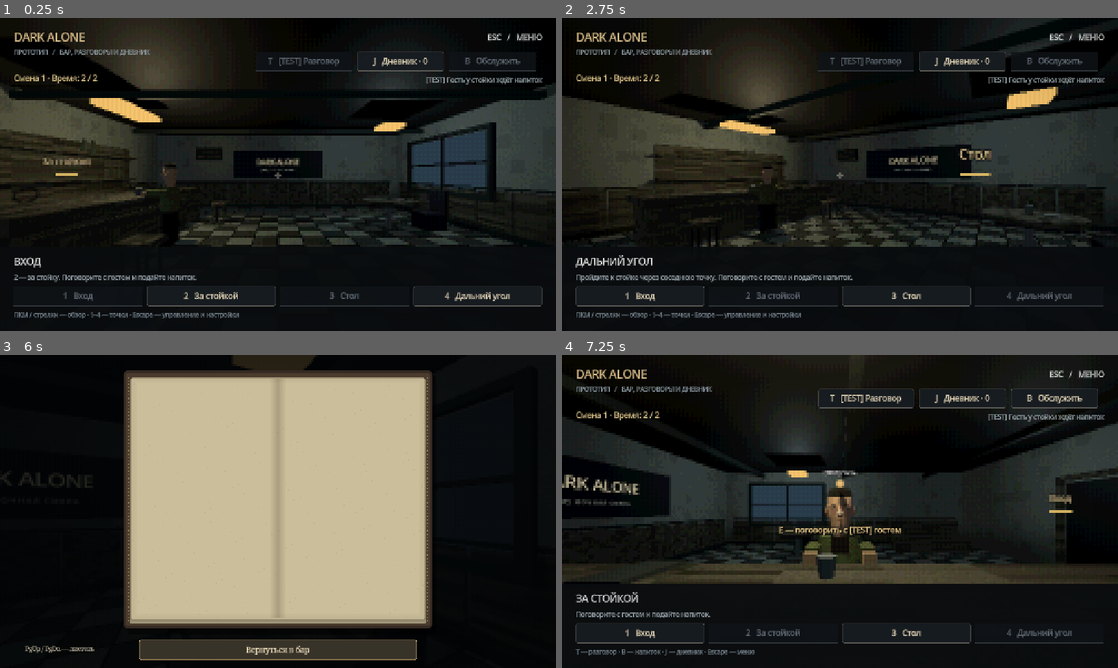
Above: before the commit, frames 1-4 (two rows, left to right).
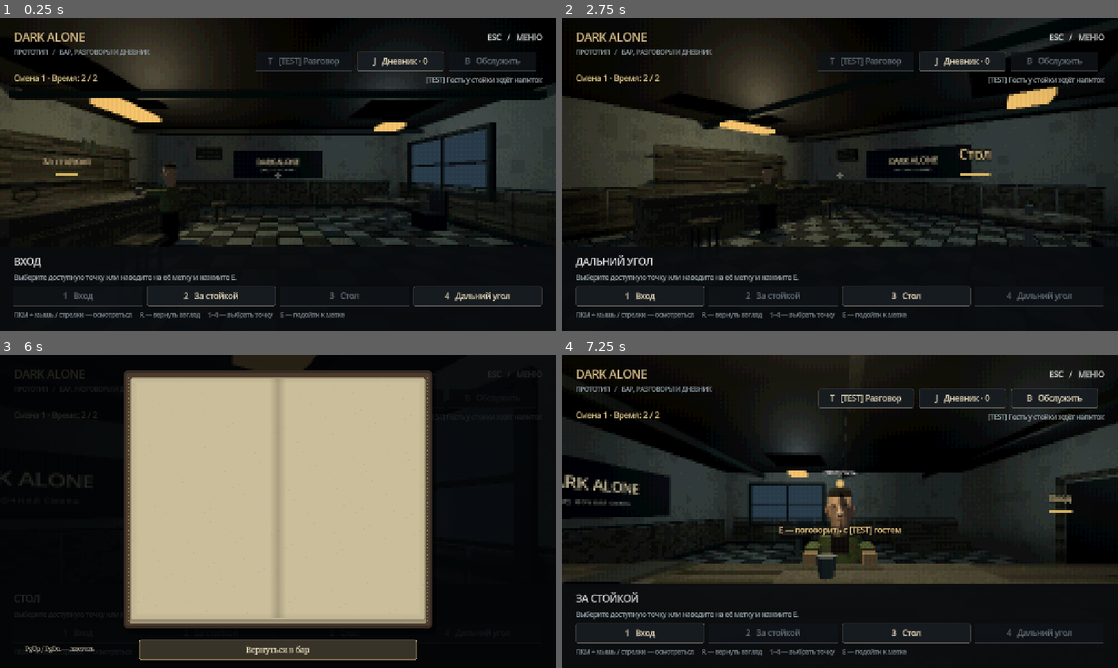
Above: after the commit, the same moments.

Repository: ZetMGC/Dark-Alone
Game: Godot game, scene res://scenes/main/main.tscn
The game is run twice, just before and just after one commit, with the same random seed, the same clock (stepped at 60 frames per second) and the same inputs.
Inputs (mouse positions are in pixels of both pictures, inside the frame that each line leads up to):
- Up to frame 1 (0.25 s): no input
- Up to frame 2 (2.75 s): click "2 За стойкой" at 0.5 s; click "1 Вход" at 1.25 s; click "4 Дальний угол" at 2 s
- Up to frame 3 (6 s): click "3 Стол" at 2.75 s; click "J Дневник · 0" at 3.5 s; click (122, 433) at 4.27 s; type "12" at 4.35 s; click "Все" at 5 s; click "Вернуться в бар" at 5.75 s
- Up to frame 4 (7.25 s): click "2 За стойкой" at 6.5 s

The runs differ from the first frame. In frame 1, 1.1% of the frame differs, in the area x 2-62%, y 82-96%; in frame 2, 1.1%; in frame 3, 0.2%; in frame 4, 1.1%.

Commit message:
Revert "feat(DA-046): polish existing shift flow and feedback"
This reverts commit a9c02a89fd3c0119d0fdccba1cdb4fcbfec7aa11.

Diff:
--- a/scenes/ui/navigation_hud.tscn
+++ b/scenes/ui/navigation_hud.tscn
@@ -112,7 +112,6 @@
 theme_override_colors/font_color = Color(0.64, 0.69, 0.72, 1)
 theme_override_font_sizes/font_size = 15
 text = "Выберите доступную точку."
-autowrap_mode = 3
 
 [node name="Destinations" type="HBoxContainer" parent="Screen/Bottom/Margin/Content"]
 unique_name_in_owner = true
@@ -182,12 +181,6 @@
 layout_mode = 2
 size_flags_horizontal = 3
 theme_override_constants/separation = 12
-
-[node name="ControlsHelp" type="Label" parent="Screen/Menu/Center/Content/SettingsScroll/Settings"]
-layout_mode = 2
-text = "УПРАВЛЕНИЕ\nПКМ + мышь / стрелки — обзор · R — вернуть взгляд\n1–4 — точки · E — взаимодействовать\nT — разговор · B — напиток · J — дневник\nTab / Enter — выбор · Escape — назад / меню"
-autowrap_mode = 3
-theme_override_font_sizes/font_size = 16
 
 [node name="DisplayRow" type="HBoxContainer" parent="Screen/Menu/Center/Content/SettingsScroll/Settings"]
 layout_mode = 2
@@ -389,33 +382,3 @@
 theme_override_font_sizes/font_size = 18
 theme_override_colors/font_color = Color(0.88, 0.78, 0.55, 1)
 text = "Время смены: 2 / 2"
-
-[node name="Notifications" type="CanvasLayer" parent="."]
-layer = 18
-
-[node name="JournalNotice" type="PanelContainer" parent="Notifications"]
-unique_name_in_owner = true
-visible = false
-anchor_left = 0.25
-anchor_right = 0.75
-offset_top = 16.0
-offset_bottom = 60.0
-mouse_filter = 2
-theme = ExtResource("2")
-
-[node name="Margin" type="MarginContainer" parent="Notifications/JournalNotice"]
-layout_mode = 2
-mouse_filter = 2
-theme_override_constants/margin_left = 16
-theme_override_constants/margin_right = 16
-theme_override_constants/margin_top = 8
-theme_override_constants/margin_bottom = 8
-
-[node name="JournalNoticeText" type="Label" parent="Notifications/JournalNotice/Margin"]
-unique_name_in_owner = true
-layout_mode = 2
-mouse_filter = 2
-theme_override_font_sizes/font_size = 17
-theme_override_colors/font_color = Color(0.92, 0.79, 0.56, 1)
-text_overrun_behavior = 3
-horizontal_alignment = 1
--- a/scenes/ui/shift_summary_panel.tscn
+++ b/scenes/ui/shift_summary_panel.tscn
@@ -108,51 +108,3 @@
 custom_minimum_size = Vector2(160, 50)
 size_flags_horizontal = 3
 text = "Выйти"
-
-[node name="ResetConfirmation" type="ColorRect" parent="Screen"]
-unique_name_in_owner = true
-visible = false
-layout_mode = 1
-anchors_preset = 15
-anchor_right = 1.0
-anchor_bottom = 1.0
-grow_horizontal = 2
-grow_vertical = 2
-color = Color(0.015, 0.02, 0.03, 0.98)
-mouse_filter = 0
-
-[node name="Center" type="CenterContainer" parent="Screen/ResetConfirmation"]
-layout_mode = 1
-anchors_preset = 15
-anchor_right = 1.0
-anchor_bottom = 1.0
-grow_horizontal = 2
-grow_vertical = 2
-
-[node name="Content" type="VBoxContainer" parent="Screen/ResetConfirmation/Center"]
-layout_mode = 2
-custom_minimum_size = Vector2(600, 0)
-theme_override_constants/separation = 24
-
-[node name="Title" type="Label" parent="Screen/ResetConfirmation/Center/Content"]
-layout_mode = 2
-text = "СБРОСИТЬ ПРОГРЕСС?"
-horizontal_alignment = 1
-theme_override_font_sizes/font_size = 28
-
-[node name="Warning" type="Label" parent="Screen/ResetConfirmation/Center/Content"]
-layout_mode = 2
-text = "Дневник, закладки и место чтения будут очищены.\nВы вернётесь к началу первой смены.\nОтменить сброс после подтверждения нельзя."
-horizontal_alignment = 1
-
-[node name="CancelReset" type="Button" parent="Screen/ResetConfirmation/Center/Content"]
-unique_name_in_owner = true
-layout_mode = 2
-custom_minimum_size = Vector2(0, 50)
-text = "Отмена · Escape"
-
-[node name="ConfirmReset" type="Button" parent="Screen/ResetConfirmation/Center/Content"]
-unique_name_in_owner = true
-layout_mode = 2
-custom_minimum_size = Vector2(0, 50)
-text = "Да, очистить и начать заново"
--- a/scripts/main/main.gd
+++ b/scripts/main/main.gd
@@ -77,9 +77,6 @@
 	_session.mode_changed.connect(_on_mode_changed)
 	_session.journal_changed.connect(func(_count: int) -> void: _refresh_navigation())
 	_session.service_completed.connect(_on_service_completed)
-	_session.journal.term_added.connect(func(id: StringName) -> void:
-		_hud.show_journal_notice(str(_session.journal.get_definition(id).get("title", id)))
-	)
 	_trigger.dialogue_requested.connect(_start_dialogue)
 	_refresh_navigation()
 	$Presentation.configure_controls(_hud)
@@ -91,13 +88,6 @@
 func _input(event: InputEvent) -> void:
 	# Горячие клавиши выполняют одно действие на нажатие, без автоповтора.
 	if event.is_echo():
-		return
-	if $ShiftSummaryPanel.is_reset_confirmation_open():
-		if event.is_action_pressed("toggle_menu"):
-			$ShiftSummaryPanel.cancel_reset_confirmation()
-			get_viewport().set_input_as_handled()
-		elif event.is_action_pressed("toggle_journal") or event.is_action_pressed("talk") or event.is_action_pressed("serve"):
-			get_viewport().set_input_as_handled()
 		return
 	# Поиск дневника получает буквы J/T/B, не игровые горячие клавиши.
 	if get_viewport().gui_get_focus_owner() is LineEdit and not event.is_action_pressed("toggle_menu"):
@@ -247,7 +237,6 @@
 	if not _configured or not _narrative_ready:
 		return
 	var exploration := _session.mode == NarrativeSession.EXPLORATION
-	_hud.set_context(_session.mode)
 	_rig.set_controls_enabled(exploration)
 	var enabled := exploration and not _rig.is_transitioning
 	_interaction.set_enabled(enabled)
@@ -257,11 +246,6 @@
 	_hud.update_navigation(_rig)
 	_hud.update_narrative(_trigger.is_available(), enabled, _session.journal.get_known_term_ids().size(), _session.journal.get_unread_count())
 	_hud.update_service(enabled and _rig.current_anchor_id == _trigger.required_anchor and not _session.service.served, _session.service.served, str(_session.service.get_served_drink().get("title", "")))
-	var talked := false
-	for event in _session.shift.get_events():
-		if str(event.id).begins_with("dialogue:"):
-			talked = true
-	_hud.update_objective(_rig.current_anchor_id == _trigger.required_anchor, talked, _session.service.served, _rig.is_transitioning, _rig.can_move_to(_trigger.required_anchor))
 
 
 func _fail_setup(message: String) -> void:
--- a/scripts/presentation/presentation_controller.gd
+++ b/scripts/presentation/presentation_controller.gd
@@ -11,7 +11,6 @@
 var _volume_control: HSlider
 var _volume_label: Label
 var _detail_control: OptionButton
-var _volume_tween: Tween
 
 
 func _ready() -> void:
@@ -20,7 +19,6 @@
 	if _hum == null:
 		_hum = _make_hum()
 	$Ambience.stream = _hum
-	$Ambience.volume_db = -80.0
 	_apply_volume()
 
 
@@ -84,25 +82,16 @@
 
 
 func _apply_volume() -> void:
-	if _volume_tween != null and _volume_tween.is_valid():
-		_volume_tween.kill()
-	if _ambience_gain > 0.0 and not $Ambience.playing and AudioServer.get_driver_name() != "Dummy":
-		$Ambience.volume_db = -80.0
+	$Ambience.volume_db = linear_to_db(maxf(_ambience_gain, 0.0001))
+	if _ambience_gain == 0.0:
+		$Ambience.stop()
+	elif not $Ambience.playing and AudioServer.get_driver_name() != "Dummy":
 		$Ambience.play()
-	_volume_tween = create_tween()
-	_volume_tween.tween_property($Ambience, "volume_db", linear_to_db(maxf(_ambience_gain, 0.0001)), 0.18)
-	if _ambience_gain == 0.0:
-		_volume_tween.tween_callback($Ambience.stop)
 
 
 func _update_label() -> void:
 	if is_instance_valid(_volume_label):
 		_volume_label.text = "Фоновый звук: %d%%" % roundi(_ambience_gain * 100.0)
-
-
-func _exit_tree() -> void:
-	if _volume_tween != null and _volume_tween.is_valid():
-		_volume_tween.kill()
 
 
 func _make_hum() -> AudioStreamWAV:
--- a/scripts/ui/journal_panel.gd
+++ b/scripts/ui/journal_panel.gd
@@ -30,7 +30,6 @@
 var _motion_control: OptionButton
 var _sound_control: HSlider
 var _sound_label: Label
-var _sound_tween: Tween
 
 
 func _ready() -> void:
@@ -78,9 +77,7 @@
 		return
 	page_volume = clampf(value, 0.0, 1.0)
 	if page_volume == 0.0:
-		_fade_page_sound(true)
-	elif $PageSound.playing:
-		_fade_page_sound(false)
+		$PageSound.stop()
 	if is_instance_valid(_sound_control):
 		_sound_control.set_value_no_signal(page_volume)
 	_update_sound_label()
@@ -247,7 +244,7 @@
 	if not value:
 		if _tween != null and _tween.is_valid():
 			_tween.pause()
-		_fade_page_sound(true)
+		$PageSound.stop()
 		return
 	if _finish_on_resume:
 		_complete_motion.bind(_motion_serial).call_deferred()
@@ -272,7 +269,7 @@
 	_opened = false
 	%BookArt.open_amount = 0.0
 	screen.visible = false
-	_fade_page_sound(true)
+	$PageSound.stop()
 
 
 func reset_scroll() -> void:
@@ -287,10 +284,8 @@
 	_open_start = %BookArt.open_amount
 	_update_controls()
 	if page_volume > 0 and AudioServer.get_driver_name() != "Dummy":
-		if not $PageSound.playing:
-			$PageSound.volume_db = -80.0
-			$PageSound.play()
-		_fade_page_sound(false)
+		$PageSound.volume_db = linear_to_db(page_volume)
+		$PageSound.play()
 	if motion_mode == &"off":
 		_complete_motion()
 		return
@@ -351,24 +346,6 @@
 func _focus_close() -> void:
 	if is_inside_tree() and screen.is_visible_in_tree():
 		%Close.grab_focus()
-
-
-func _fade_page_sound(stop_after: bool) -> void:
-	if _sound_tween != null and _sound_tween.is_valid():
-		_sound_tween.kill()
-	if stop_after and not $PageSound.playing:
-		$PageSound.volume_db = -80.0
-		return
-	_sound_tween = create_tween()
-	var target := -80.0 if stop_after else linear_to_db(maxf(page_volume, 0.0001))
-	_sound_tween.tween_property($PageSound, "volume_db", target, 0.04)
-	if stop_after:
-		_sound_tween.tween_callback($PageSound.stop)
-
-
-func _exit_tree() -> void:
-	if _sound_tween != null and _sound_tween.is_valid():
-		_sound_tween.kill()
 
 
 func _make_rustle() -> AudioStreamWAV:
--- a/scripts/ui/navigation_hud.gd
+++ b/scripts/ui/navigation_hud.gd
@@ -10,9 +10,6 @@
 
 var _buttons: Dictionary = {}
 var _shift_number: int = 1
-var _notice_titles: PackedStringArray = []
-var _notice_seconds: float = 0.0
-var _notice_allowed: bool = true
 
 @onready var _location: Label = %Location
 @onready var _message: Label = %Message
@@ -109,46 +106,3 @@
 	if number > 0:
 		_shift_number = number
 	%ShiftTime.text = "Смена %d · Время: %d / %d" % [_shift_number, remaining, budget]
-
-
-func set_context(mode: StringName) -> void:
-	var world := mode == &"exploration"
-	for path: String in ["Heading", "MenuHint", "Reticle", "Prompt", "Bottom", "Actions", "ServiceStatus", "ShiftTime"]:
-		get_node("Screen/" + path).visible = world
-	_notice_allowed = mode in [&"exploration", &"dialogue", &"service", &"shift_complete"]
-	if mode == &"journal":
-		_notice_titles.clear()
-		_notice_seconds = 0.0
-	%JournalNotice.visible = _notice_allowed and _notice_seconds > 0.0
-
-
-func update_objective(at_counter: bool, talked: bool, served: bool, transitioning: bool, counter_available: bool = true) -> void:
-	if transitioning:
-		return
-	var goal := "Поговорите с гостем и подайте напиток."
-	if talked and not served:
-		goal = "Подайте гостю напиток, чтобы закончить смену."
-	elif served and not talked:
-		goal = "Поговорите с гостем, чтобы закончить смену."
-	elif talked and served:
-		goal = "Смена завершена."
-	var route := "2 — за стойку. " if counter_available else "Пройдите к стойке через соседнюю точку. "
-	_message.text = goal if at_counter else route + goal
-	$Screen/Bottom/Margin/Content/Help.text = "T — разговор · B — напиток · J — дневник · Escape — меню" if at_counter else "ПКМ / стрелки — обзор · 1–4 — точки · Escape — управление и настройки"
-
-
-func show_journal_notice(title: String) -> void:
-	if title not in _notice_titles:
-		_notice_titles.append(title)
-	%JournalNoticeText.text = "Новая запись в дневнике · J — открыть" if _notice_titles.size() == 1 else "Новые записи: %d · J — открыть дневник" % _notice_titles.size()
-	_notice_seconds = 5.0
-	%JournalNotice.visible = _notice_allowed
-
-
-func _process(delta: float) -> void:
-	if not _notice_allowed or _notice_seconds <= 0.0:
-		return
-	_notice_seconds = maxf(0.0, _notice_seconds - delta)
-	if _notice_seconds == 0.0:
-		%JournalNotice.hide()
-		_notice_titles.clear()
--- a/scripts/ui/shift_summary_panel.gd
+++ b/scripts/ui/shift_summary_panel.gd
@@ -8,9 +8,7 @@
 
 
 func _ready() -> void:
-	%Restart.pressed.connect(_request_reset)
-	%CancelReset.pressed.connect(cancel_reset_confirmation)
-	%ConfirmReset.pressed.connect(_confirm_reset)
+	%Restart.pressed.connect(func() -> void: restart_requested.emit())
 	%Journal.pressed.connect(func() -> void: journal_requested.emit())
 	%Quit.pressed.connect(func() -> void: quit_requested.emit())
 	%GoHome.pressed.connect(func() -> void: home_requested.emit())
@@ -35,8 +33,6 @@
 
 
 func set_open(value: bool) -> void:
-	if not value:
-		cancel_reset_confirmation()
 	$Screen.visible = value
 	if value:
 		_focus_content.call_deferred()
@@ -45,30 +41,3 @@
 func _focus_content() -> void:
 	if is_inside_tree() and $Screen.is_visible_in_tree():
 		%Scroll.grab_focus()
-
-
-func is_reset_confirmation_open() -> bool:
-	return $Screen.visible and %ResetConfirmation.visible
-
-
-func _request_reset() -> void:
-	if not $Screen.visible or is_reset_confirmation_open():
-		return
-	%ResetConfirmation.show()
-	$Screen/Card.hide()
-	%CancelReset.grab_focus()
-
-
-func cancel_reset_confirmation() -> void:
-	var was_open: bool = %ResetConfirmation.visible
-	%ResetConfirmation.hide()
-	$Screen/Card.show()
-	if was_open and $Screen.visible:
-		%Restart.grab_focus()
-
-
-func _confirm_reset() -> void:
-	if not is_reset_confirmation_open():
-		return
-	cancel_reset_confirmation()
-	restart_requested.emit()
--- a/tests/book_test.gd
+++ b/tests/book_test.gd
@@ -130,7 +130,6 @@
 	_expect(not panel.is_transitioning() and panel.get_page_index() == before + 1, "Off mode turns instantly")
 	_expect(not panel.set_motion_mode(&"bad"), "Unknown motion mode rejected")
 	panel.set_page_volume(0)
-	await get_tree().create_timer(0.08).timeout
 	_expect(not panel.get_node("PageSound").playing and JournalPanel.page_volume == 0, "Zero volume stops page sound")
 	panel.set_page_volume(INF)
 	_expect(JournalPanel.page_volume == 0, "Invalid volume ignored")
--- a/tests/guest_service_test.gd
+++ b/tests/guest_service_test.gd
@@ -155,7 +155,6 @@
 	_key(KEY_ESCAPE)
 	await process_frame
 	_expect(session.mode == NarrativeSession.SERVICE and panel.screen.visible, "Pause resumes service menu")
-	await process_frame
 	_expect(root.gui_get_focus_owner() == _buttons(panel)[0], "Pause preserves selected drink focus")
 	_expect(not session.serve_drink(&"missing") and not session.service.served, "Unknown menu ID is a no-op")
 	var events: Array = []
--- a/tests/playthrough_test.gd
+++ b/tests/playthrough_test.gd
@@ -124,8 +124,6 @@
 			await _press("CommutePanel", "%Skip")
 		else:
 			await _press("ShiftSummaryPanel", "%Restart")
-			_expect(get_tree().current_scene.get_node("ShiftSummaryPanel").is_reset_confirmation_open(), "Reset waits for explicit approval")
-			await _press("ShiftSummaryPanel", "%ConfirmReset")
 		await get_tree().process_frame
 		_expect(get_tree().current_scene.get_node("AnchorCamera").current_anchor_id == &"entry", "New shift reloads entry")
 		_expect(get_tree().current_scene.get_node("NarrativeSession").journal.get_entries().size() == (2 if long_branch else 0), "Ordinary return retains knowledge while explicit test reset clears it")
--- a/tests/presentation_test.gd
+++ b/tests/presentation_test.gd
@@ -47,14 +47,12 @@
 	hud.get_node("%RetroCheck").button_pressed = false
 	_expect(not presentation.is_retro_enabled() and not presentation.get_node("Screen").visible, "Menu disables entire effect")
 	hud.get_node("%AmbienceVolume").value = 0
-	await create_timer(0.25).timeout
 	_expect(presentation.get_ambience_gain() == 0 and not presentation.get_node("Ambience").playing, "Zero volume silences ambience")
 	presentation.set_ambience_gain(INF)
 	_expect(presentation.get_ambience_gain() == 0, "Non-finite volume ignored")
 	presentation.set_ambience_gain(2.0)
 	_expect(presentation.get_ambience_gain() == 1.0, "Volume bounded")
 	presentation.set_ambience_gain(0.0)
-	await create_timer(0.25).timeout
 	var sound: AudioStreamWAV = presentation.get_node("Ambience").stream
 	_expect(sound != null and sound.mix_rate == 11025 and sound.loop_end == 44100, "Loop format and duration stable")
 	var peak: int = 0
--- a/tests/shift_clock_test.gd
+++ b/tests/shift_clock_test.gd
@@ -145,22 +145,6 @@
 	_expect(session.shift.finished and not session.service.served, "Two conversations can exhaust budget without service")
 	var old_ref: WeakRef = weakref(main)
 	main.get_node("ShiftSummaryPanel/%Restart").pressed.emit()
-	var summary: ShiftSummaryPanel = main.get_node("ShiftSummaryPanel")
-	_expect(summary.is_reset_confirmation_open() and current_scene == main, "Reset requires confirmation")
-	_expect(root.gui_get_focus_owner() == summary.get_node("%CancelReset"), "Reset defaults to safe cancellation")
-	summary.get_node("%CancelReset").pressed.emit()
-	_expect(not summary.is_reset_confirmation_open() and current_scene == main and not session.journal.get_entries().is_empty(), "Cancel preserves actual progress")
-	summary.get_node("%ConfirmReset").pressed.emit()
-	_expect(current_scene == main, "Hidden confirmation cannot reset")
-	summary.get_node("%Restart").pressed.emit()
-	var cancel_key := InputEventKey.new()
-	cancel_key.keycode = KEY_ESCAPE
-	cancel_key.physical_keycode = KEY_ESCAPE
-	cancel_key.pressed = true
-	main._input(cancel_key)
-	_expect(not summary.is_reset_confirmation_open() and session.mode == NarrativeSession.SHIFT_COMPLETE, "Escape cancels confirmation without opening pause")
-	summary.get_node("%Restart").pressed.emit()
-	summary.get_node("%ConfirmReset").pressed.emit()
 	await process_frame
 	await process_frame
 	var fresh: Node = current_scene
--- a/tests/ui_polish_test.gd
+++ /dev/null
@@ -1,128 +0,0 @@
-extends SceneTree
-## Полировка без изменения правил: цель, уведомления, безопасный сброс и звук.
-
-var _checks: int = 0
-var _failures: int = 0
-var _capture: bool = false
-
-
-func _initialize() -> void:
-	_run.call_deferred()
-
-
-func _expect(value: bool, message: String) -> void:
-	_checks += 1
-	if not value:
-		_failures += 1
-		printerr("FAIL: " + message)
-
-
-func _save(name: String) -> void:
-	if not _capture:
-		return
-	for frame in 5:
-		await process_frame
-	await RenderingServer.frame_post_draw
-	DirAccess.make_dir_recursive_absolute(ProjectSettings.globalize_path("res://artifacts"))
-	var suffix := "_small" if "--small" in OS.get_cmdline_user_args() else ""
-	_expect(root.get_texture().get_image().save_png("res://artifacts/da046_" + name + suffix + ".png") == OK, "Capture " + name)
-
-
-func _run() -> void:
-	create_timer(25).timeout.connect(func() -> void:
-		printerr("FAIL: UI polish timeout")
-		quit(1)
-	)
-	_capture = "--capture" in OS.get_cmdline_user_args() and DisplayServer.get_name() != "headless"
-	if "--small" in OS.get_cmdline_user_args():
-		root.size = Vector2i(960, 600)
-	JournalPanel.motion_mode = &"off"
-	var main := (load("res://scenes/main/main.tscn") as PackedScene).instantiate()
-	root.add_child(main)
-	current_scene = main
-	await process_frame
-	var hud: NavigationHUD = main.get_node("NavigationHUD")
-	var rig: AnchorCamera = main.get_node("AnchorCamera")
-	var session: NarrativeSession = main.get_node("NarrativeSession")
-	var summary: ShiftSummaryPanel = main.get_node("ShiftSummaryPanel")
-	var notice: Control = hud.get_node("%JournalNotice")
-	_expect(hud.get_node("%Message").text.contains("2 — за стойку"), "Initial objective points to first action")
-	_expect(not notice.visible, "No notice before knowledge")
-	await _save("entry")
-	rig.request_move(&"corner")
-	await rig.anchor_reached
-	_expect(not hud.get_node("%Message").text.contains("2 —"), "Objective does not suggest unavailable direct route")
-	rig.request_move(&"entry")
-	await rig.anchor_reached
-	rig.request_move(&"counter")
-	await rig.anchor_reached
-	main.start_test_dialogue()
-	await process_frame
-	await process_frame
-	_expect(not hud.get_node("Screen/Bottom").visible and not hud.get_node("Screen/Actions").visible, "Dialogue hides background HUD")
-	_expect(notice.visible and hud.get_node("%JournalNoticeText").text.contains("Новая запись"), "First term notifies over dialogue")
-	_expect(notice.mouse_filter == Control.MOUSE_FILTER_IGNORE and notice.get_parent().layer > main.get_node("DialoguePanel").layer, "Notice is above dialogue without intercepting pointer")
-	var focus := root.gui_get_focus_owner()
-	session.choose_for_node(&"test_guest_intro", &"opening", &"ask_more")
-	await process_frame
-	_expect(hud.get_node("%JournalNoticeText").text.contains("Новые записи"), "Close discoveries aggregate")
-	_expect(root.gui_get_focus_owner() == focus, "Notification does not grab keyboard focus")
-	var prior_notice: String = hud.get_node("%JournalNoticeText").text
-	_expect(not session.journal.add_term(session.journal.get_known_term_ids()[0]) and hud.get_node("%JournalNoticeText").text == prior_notice, "Duplicate knowledge does not change notice")
-	await _save("notice")
-	session.open_menu()
-	var remaining: float = hud._notice_seconds
-	hud._process(10.0)
-	_expect(not notice.visible and hud._notice_seconds == remaining, "Pause hides and preserves notification timer")
-	await _save("menu")
-	session.resume_menu()
-	_expect(notice.visible, "Notice returns after pause")
-	session.open_journal()
-	_expect(not notice.visible and hud._notice_seconds == 0.0, "Opening diary clears toast")
-	await _save("journal")
-	session.close_journal()
-	_expect(not notice.visible, "Read notice does not return")
-	session.choose_for_node(&"test_guest_intro", &"explanation", &"finish")
-	session.finish_for_node(&"test_guest_intro", &"goodbye")
-	_expect(hud.get_node("%Message").text.begins_with("Подайте"), "Completed talk changes objective to serving")
-	_expect(hud.get_node("Screen/Bottom").visible, "World HUD returns after dialogue")
-	await _save("objective")
-	main.open_service_menu()
-	session.serve_drink(&"test_water")
-	_expect(session.mode == NarrativeSession.SHIFT_COMPLETE, "Existing cycle still completes")
-	summary.get_node("%Restart").pressed.emit()
-	_expect(summary.is_reset_confirmation_open() and not summary.get_node("Screen/Card").visible, "Reset confirmation hides underlying controls")
-	_expect(root.gui_get_focus_owner() == summary.get_node("%CancelReset"), "Safe cancel gets initial focus")
-	var key := InputEventKey.new()
-	key.pressed = true
-	key.keycode = KEY_J
-	key.physical_keycode = KEY_J
-	main._input(key)
-	_expect(session.mode == NarrativeSession.SHIFT_COMPLETE and summary.is_reset_confirmation_open(), "J cannot leave pending confirmation")
-	await _save("reset")
-	summary.cancel_reset_confirmation()
-	_expect(session.journal.get_entries().size() == 2 and session.shift.finished, "Cancel preserves completed state")
-	summary.get_node("%ConfirmReset").pressed.emit()
-	_expect(current_scene == main, "Stale confirmation is ignored")
-	var presentation: PresentationController = main.get_node("Presentation")
-	var player: AudioStreamPlayer = presentation.get_node("Ambience")
-	presentation.set_ambience_gain(0.1)
-	await create_timer(0.25).timeout
-	var from_db := player.volume_db
-	presentation.set_ambience_gain(0.8)
-	_expect(is_equal_approx(player.volume_db, from_db), "Gain change has no immediate amplitude jump")
-	await create_timer(0.25).timeout
-	_expect(is_equal_approx(player.volume_db, linear_to_db(0.8)), "Ramp reaches requested gain")
-	presentation.set_ambience_gain(0.0)
-	await create_timer(0.25).timeout
-	_expect(not player.playing and player.volume_db <= -79.0, "Mute fades to silence then stops")
-	var hum: AudioStreamWAV = player.stream
-	_expect(absi(hum.data.decode_s16(0) - hum.data.decode_s16(hum.data.size() - 2)) < 100, "Hum loop has no large seam")
-	var book: JournalPanel = main.get_node("JournalPanel")
-	var rustle: AudioStreamWAV = book.get_node("PageSound").stream
-	_expect(absi(rustle.data.decode_s16(0)) <= 1 and absi(rustle.data.decode_s16(rustle.data.size() - 2)) <= 1, "Page waveform has quiet boundaries")
-	presentation.set_ambience_gain(0.35)
-	main.queue_free()
-	await process_frame
-	print("%s: UI polish, %d checks, %d failures" % ["PASS" if _failures == 0 else "FAIL", _checks, _failures])
-	quit(0 if _failures == 0 else 1)
Not shown, removed: tests/ui_polish_test.gd.uid
Not shown, changed: docs/ARCHITECTURE.md
Not shown, changed: docs/ART_GUIDE.md
Not shown, changed: docs/BACKLOG.md
Not shown, changed: docs/CONTRACTS.md
Not shown, changed: docs/HANDOFF.md
Not shown, changed: docs/JOURNAL_BOOK.md
Not shown, changed: docs/PLAYTEST.md
Not shown, changed: docs/SHIFT_FLOW.md
Not shown, changed: docs/STATUS.md
Not shown, changed: docs/TESTING.md
Not shown, removed: docs/decisions/0016-ui-polish.md
(and 3 more such lines)
